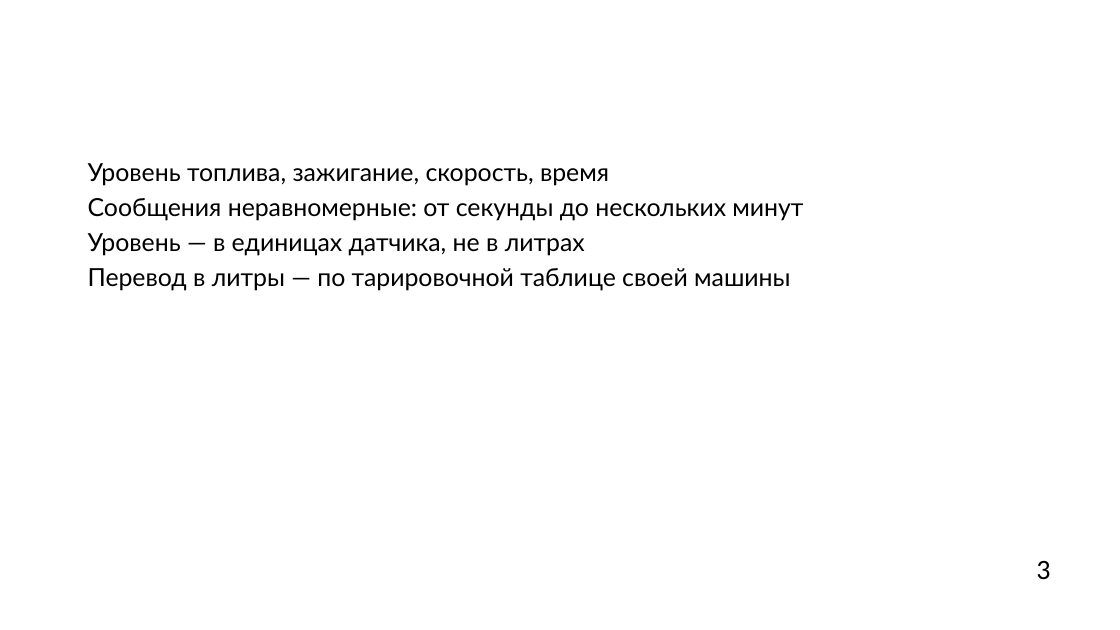
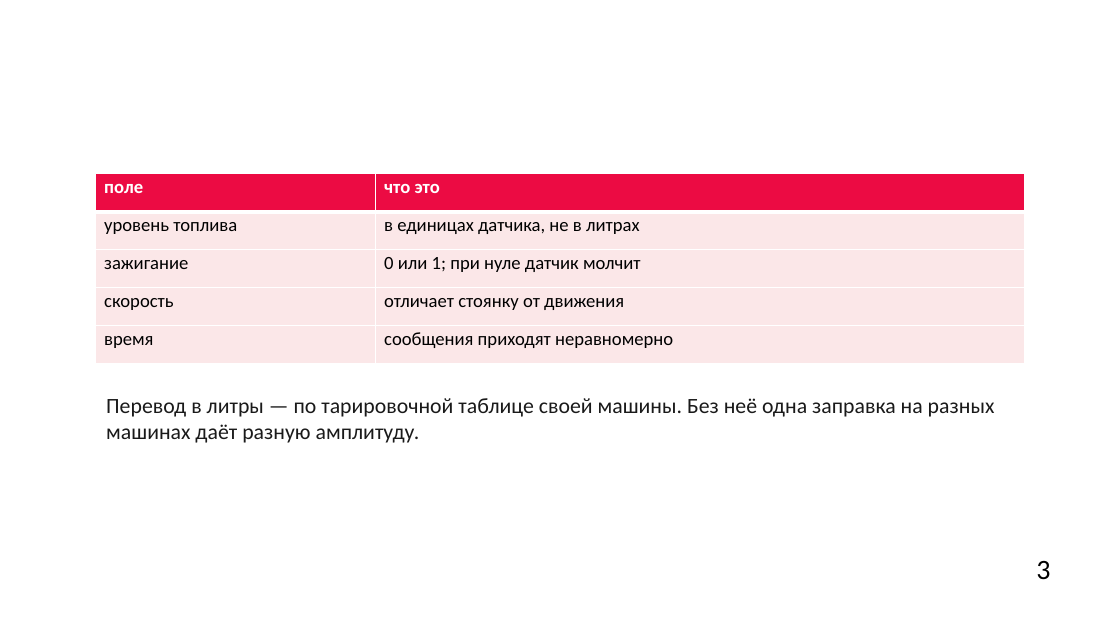
Before and after one commit to hehehelp123/fuel-refuel-lab, a slide deck: slide 3 of Лаба_заправки.pptx. Drawn at 1120x630 pixels with LibreOffice and Linux fonts; fonts in the diff are those of the drawing; background and template pictures are left out. Boxes give left, top, right and bottom in pixels: in the first picture for what was removed or moved away, otherwise in the second. Text is boxed around its words. In the diff, an @@ line names an element or a change of style, - is before the commit and + after.

```diff
--- a/Лаба_заправки.pptx
+++ b/Лаба_заправки.pptx
@@ text removed at box(88, 163, 803, 291) @@
-Уровень топлива, зажигание, скорость, время
-Сообщения неравномерные: от секунды до нескольких минут
-Уровень — в единицах датчика, не в литрах
-Перевод в литры — по тарировочной таблице своей машины
@@ table added at box(95, 174, 1025, 364), 5 rows, 2 columns @@
+поле | что это
+уровень топлива | в единицах датчика, не в литрах
+зажигание | 0 или 1; при нуле датчик молчит
+скорость | отличает стоянку от движения
+время | сообщения приходят неравномерно
@@ text added at box(106, 398, 995, 443), 14 pt, text #1A1A1A @@
+Перевод в литры — по тарировочной таблице своей машины. Без неё одна заправка на разных машинах даёт разную амплитуду.
```
Also in this commit, not shown: 9 other slides changed, 1 slide added, 2 slides removed, 10 other files.
